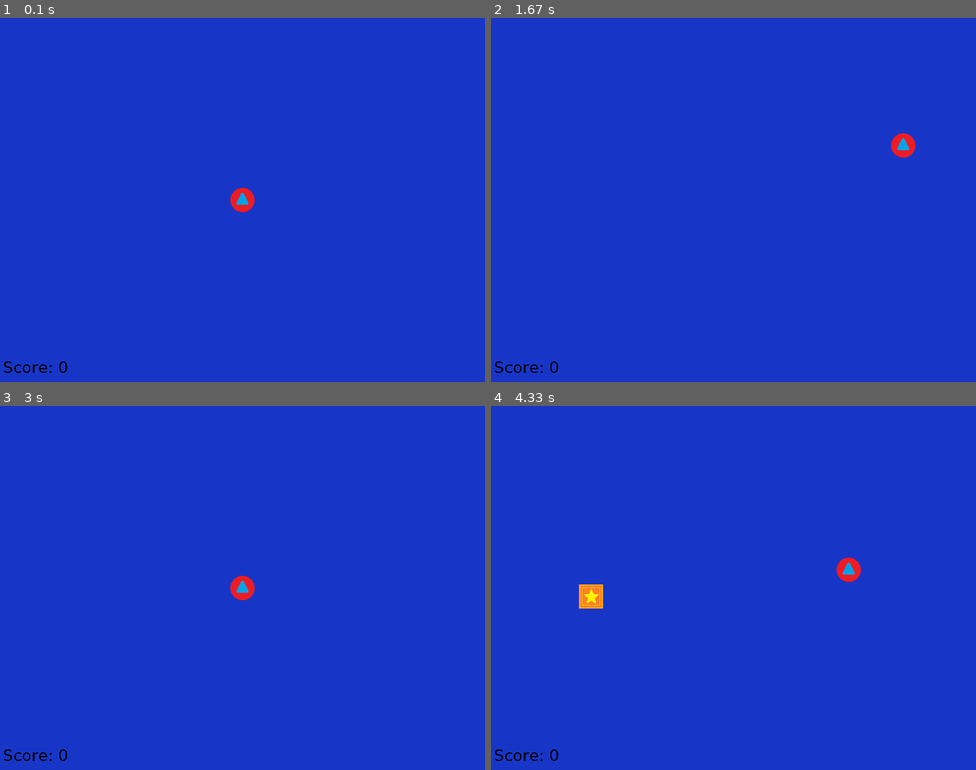
Above: before the commit, frames 1-4 (two rows, left to right).
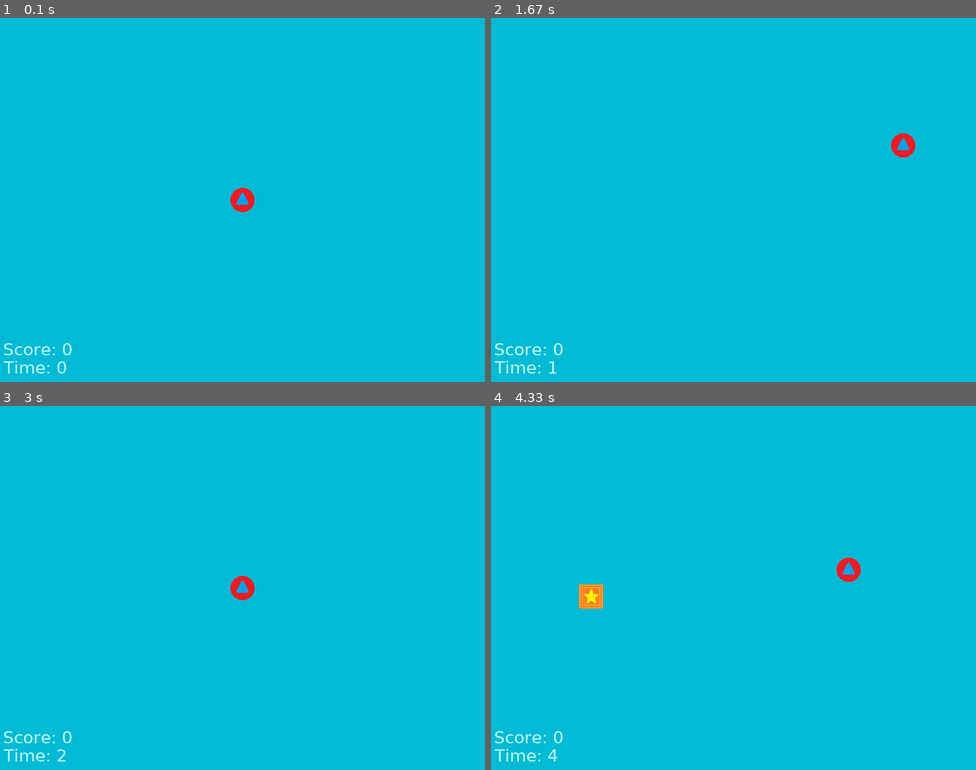
Above: after the commit, the same moments.

Repository: Swidnixx/Wstep-Pygame
Game: pygame game, started from main.py
The game is run twice, just before and just after one commit, with the same random seed, the same clock (stepped at 60 frames per second) and the same inputs.
Inputs:
- Up to frame 1 (0.1 s): no input
- Up to frame 2 (1.67 s): hold D 0.33-0.8 s; hold W 0.83-1.13 s; hold D 1.17-1.63 s
- Up to frame 3 (3 s): hold A 1.67-2.2 s; hold S 2.23-2.53 s; hold A 2.57-2.97 s
- Up to frame 4 (4.33 s): hold W 3-3.37 s; hold D 3.4-4.03 s; hold S from 4.07 s (still down)

The runs differ from the first frame. In frame 1, 100% of the frame differs, in the area x 0-100%, y 0-100%; in frame 2, 100%; in frame 3, 100%; in frame 4, 99%.

Commit message:
Odmierzanie czasu

Diff:
--- a/main.py
+++ b/main.py
@@ -25,6 +25,7 @@
 pygame.time.set_timer(spawn_event, 3000)
 
 score = 0
+time = 0
 
 # Zmienna określająca, czy należy zamknąć okno
 game_status = True
@@ -46,15 +47,17 @@
     score += collected
 
     #rysowanie
-    screen.fill([23, 54, 200])
+    screen.fill((0, 186, 214))
     screen.blit(player.img, player.rect)
     for p in pickup_factory.pickups:
         screen.blit(p.img, p.rect)
 
-    text_drawer.draw_text_main(screen, f'Score: {score}', (5, SCREEN_HEIGHT - 40))
+    text_drawer.draw_text_main(screen, f'Score: {score}', (5, SCREEN_HEIGHT - 70), (196, 254, 255))
+    text_drawer.draw_text_main(screen, f'Time: {time//1000}', (5, SCREEN_HEIGHT - 40), (196, 254, 255))
 
     pygame.display.update() # Odświeżenie wyświetlanego okna
     clock.tick(60)
+    time += clock.get_time()
 
 
 pygame.quit() # Zamknięcie aplikacji
--- a/pickups.py
+++ b/pickups.py
@@ -25,8 +25,6 @@
                 amount += 1
         return amount
 
-
-
 class Pickup:
     def __init__(self, img, position):
         self.img = img.copy()
--- a/ui.py
+++ b/ui.py
@@ -2,8 +2,8 @@
 
 class TextDrawer:
     def __init__(self):
-        self.main_font = pygame.font.SysFont("Verdana", 26)
+        self.main_font = pygame.font.SysFont("Verdana", 28)
 
     def draw_text_main(self, screen, text, position, color=(0,0,0)):
-        text = self.main_font.render(text, False, color)
+        text = self.main_font.render(text, True, color)
         screen.blit(text, position)
